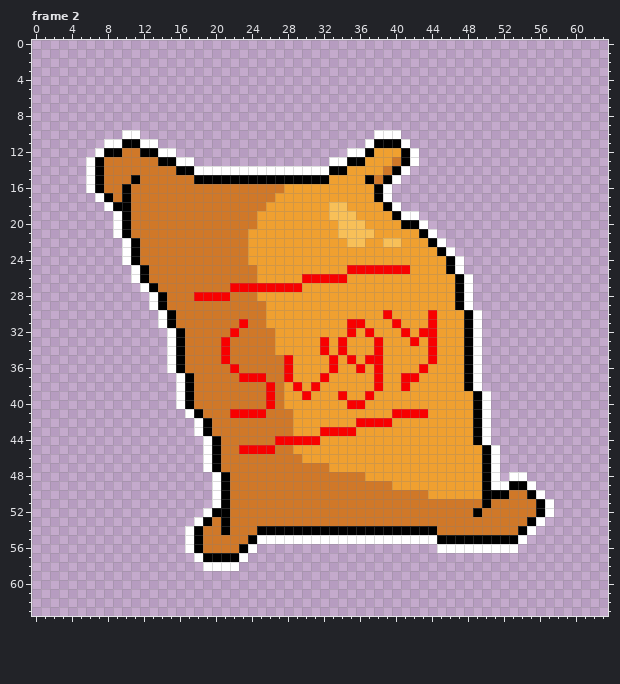
Two states of a pixel-art file, ASSETS/graphics/ingredients.aseprite. The picture above is the old version.
64x64 pixels, 2 frames. Shown: frame 2.
After the commit:
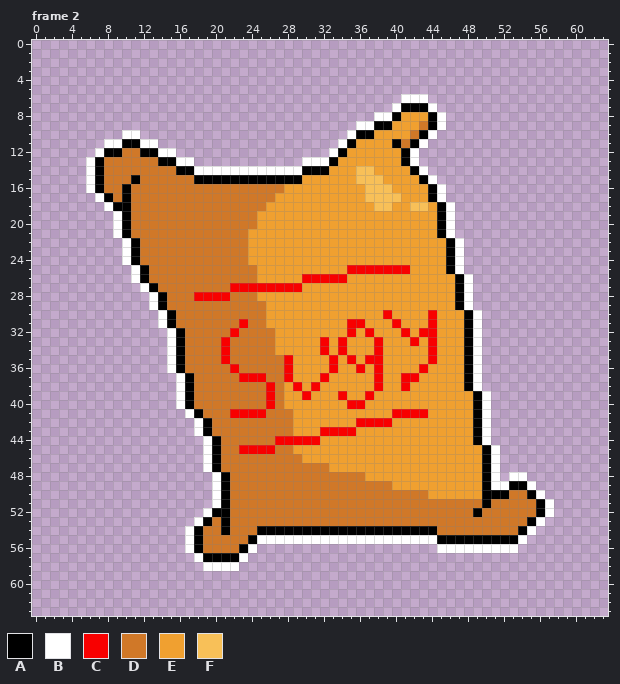
Palette (. is transparent): A #000000  B #ffffff  C #f80000  D #d07828  E #f0a030  F #f8c058
Changes in this commit:
Frame 2:
y 6: x 41..43 ... -> BBB
y 7: x 40..44 ..... -> BAAAB
y 8: x 38..45 ........ -> BBAEEEAB
y 9: x 36..45 .......... -> BBAAEEEDAB
y 10: x 35..44 ...BBB.... -> BAAEEEEDAB
y 11: x 34..39 ...BAA -> BAEEEE; x 41..43 B.. -> DAB
y 12: x 33..37 ..BBA -> BAEEE
y 13: x 30..36 ...BBAA -> BBBAEEE; x 40 D -> E
y 14: x 30..34 BBBAA -> AAAEE; x 36..37 EE -> FF; x 39..43 DAB.. -> EEEAB
y 15: x 30..32 AAA -> EEE; x 36..44 EADAB.... -> FFFEEEEAB
y 16: x 37..45 EAB...... -> FFFEEEEAB
y 17: x 37..45 EAB...... -> FFFFEEEAB
y 18: x 33..34 FF -> EE; x 38..46 EAB...... -> FFEEFFEAB
y 19: x 33..35 FFF -> EEE; x 40..46 ABB.... -> EEEEEAB
y 20: x 34..36 FFF -> EEE; x 41..46 AAB... -> EEEEAB
y 21: x 34..37 FFFF -> EEEE; x 43..46 AB.. -> EEAB
y 22: x 35..36 FF -> EE; x 39..40 FF -> EE; x 44..47 AB.. -> EEAB
y 23: x 45..47 AB. -> EAB
Where, in picture pixels (left, top, right, bottom), the same in both pictures:
changed: (302, 94, 464, 256)
